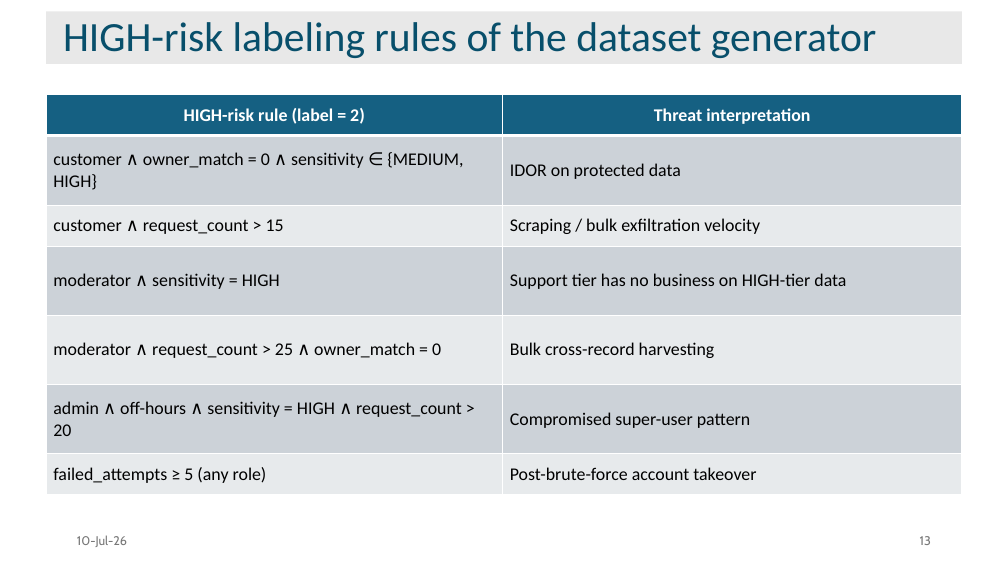
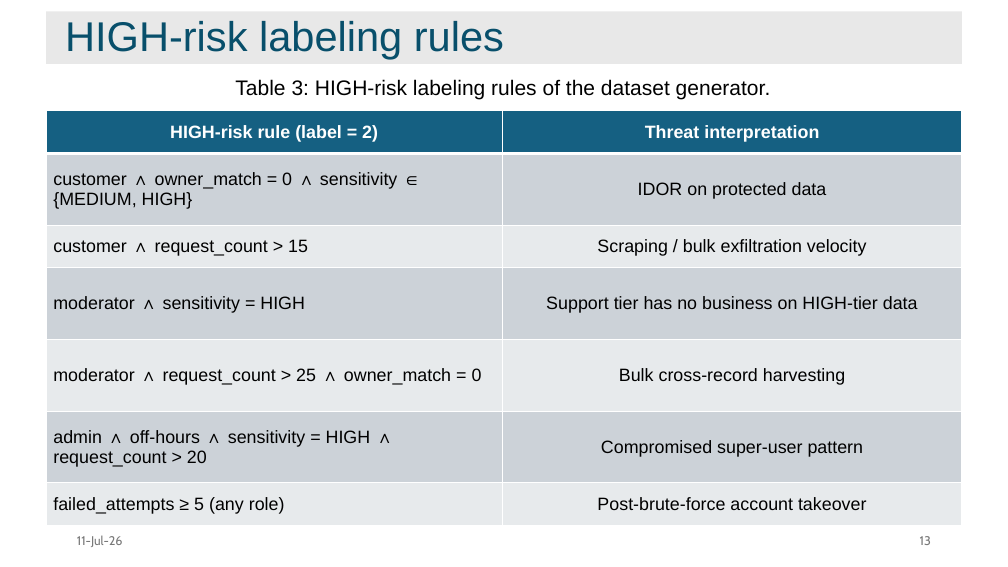
Before and after one commit to faiyaz103/adaptive-data-access-framework, a slide deck: slide 13 of report/main/2007103.pptx. Drawn at 1008x567 pixels with LibreOffice and Linux fonts; fonts in the diff are those of the drawing. Boxes give left, top, right and bottom in pixels: in the first picture for what was removed or moved away, otherwise in the second. Text is boxed around its words. In the diff, an @@ line names an element or a change of style, - is before the commit and + after.

```diff
--- a/report/main/2007103.pptx
+++ b/report/main/2007103.pptx
@@ title at [65, 21, 504, 59]: text changed; font Calibri to Arial @@
-HIGH-risk labeling rules of the dataset generator
+HIGH-risk labeling rules
@@ text added at [235, 79, 771, 100], 20 pt, text #000000 @@
+Table 3: HIGH-risk labeling rules of the dataset generator.
@@ table at [46, 111, 963, 526] @@
@@ font Calibri to Arial @@
@@ alignment left to centre @@
@@ table: place and size @@
-table at [46, 95, 963, 495]
+table at [46, 111, 963, 526]
@@ text at [77, 535, 123, 547]: text changed @@
-10-Jul-26
+11-Jul-26
```
Also in this commit, not shown: 32 other slides changed, 1 slide added, 2 slides removed.
